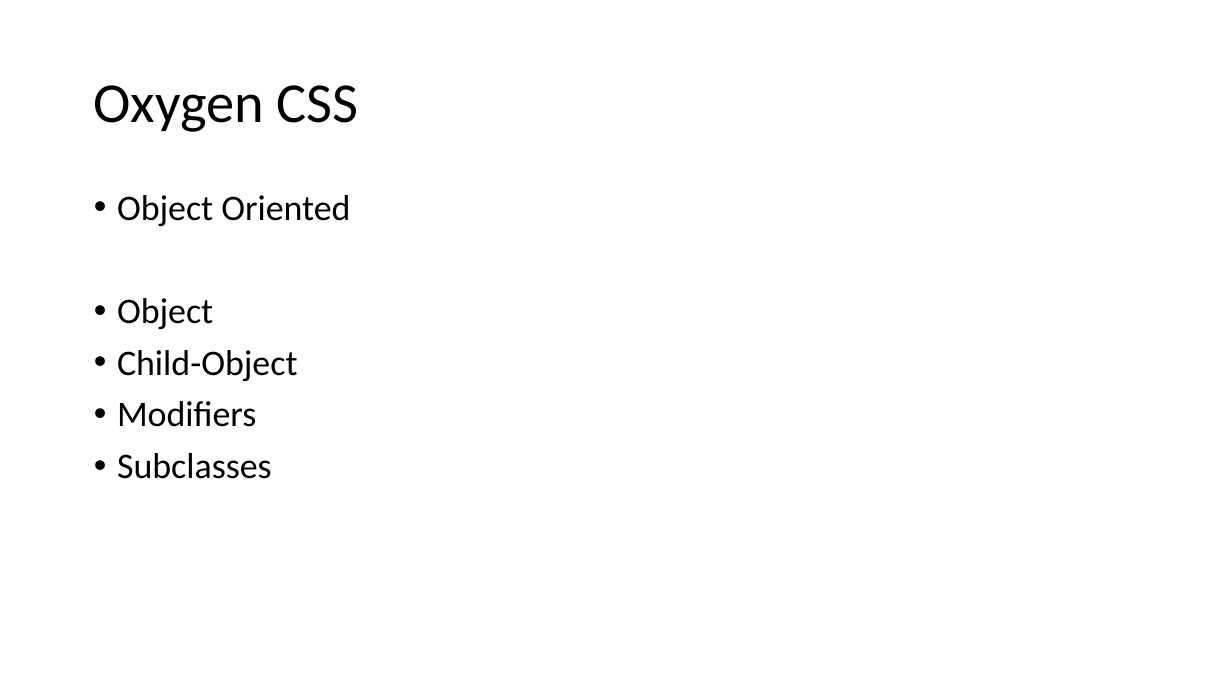
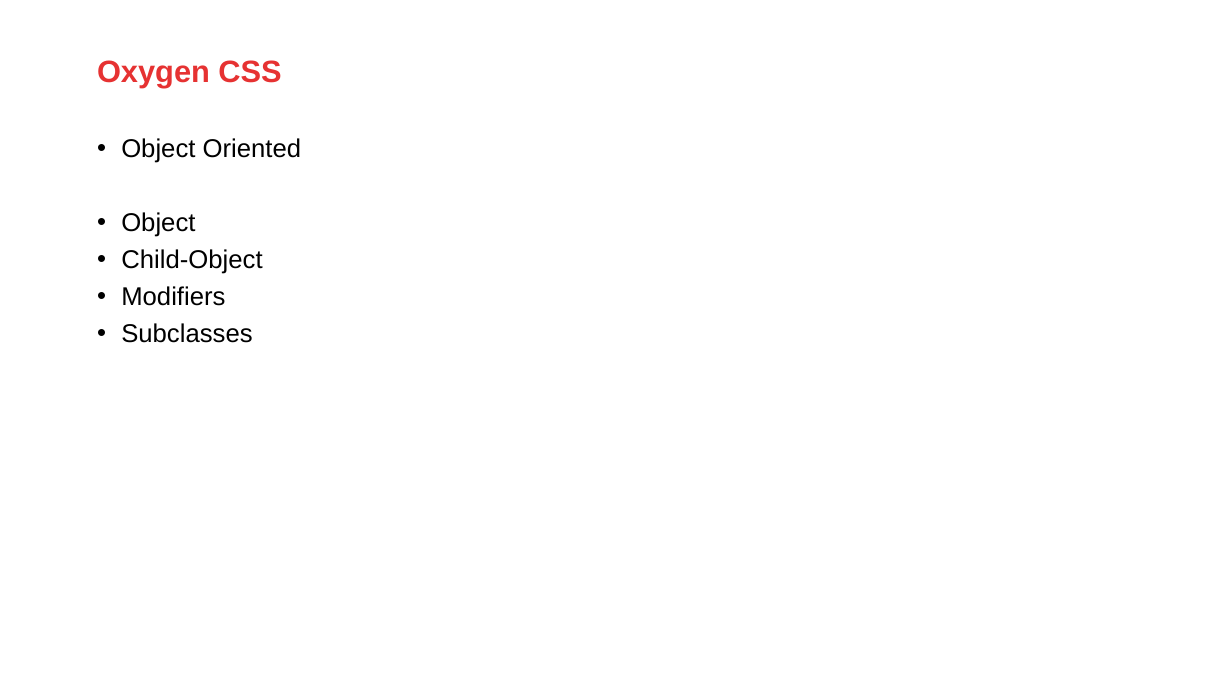
Before and after one commit to AMIS-Services/sig-css-architecture, a slide deck: slide 26 of SIG_CSS_Architecture.pptx. Drawn at 1232x693 pixels with LibreOffice and Linux fonts; fonts in the diff are those of the drawing; background and template pictures are left out. Boxes give left, top, right and bottom in pixels: in the first picture for what was removed or moved away, otherwise in the second. Text is boxed around its words. In the diff, an @@ line names an element or a change of style, - is before the commit and + after.

```diff
--- a/SIG_CSS_Architecture.pptx
+++ b/SIG_CSS_Architecture.pptx
@@ title "Oxygen CSS": place and size @@
-title "Oxygen CSS" at (94, 85, 359, 132)
+title "Oxygen CSS" at (97, 60, 281, 87)
@@ title "Oxygen CSS" at (97, 60, 281, 87): size 44 to 24 pt, font Calibri to Arial, text colour #000000 to #E63232, bold on; line spacing 0.9 to 0.85 @@
@@ text "Object Oriented": place and size @@
-text "Object Oriented" at (117, 195, 350, 479)
+text "Object Oriented" at (121, 138, 302, 343)
@@ text "Object Oriented" at (121, 138, 302, 343): size 28 to 20 pt, font Calibri to Arial; indent changed; line spacing 0.9 to 1.2; less space between paragraphs @@
```
Also in this commit, not shown: 18 other slides changed, 1 slide added, 1 slide removed.
